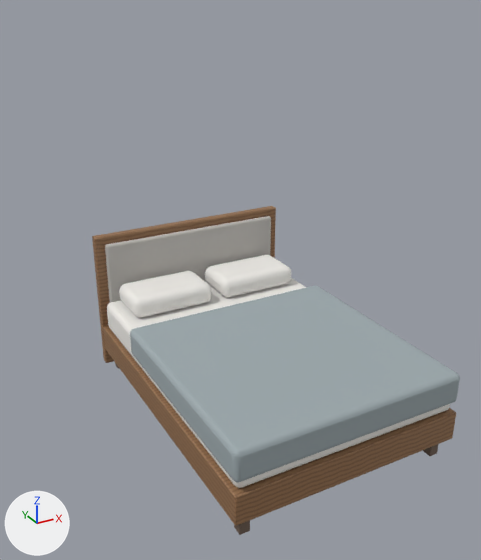
Two versions of the Blender file docs/research/blender-3d/3.11/bedroom-3.11.blend, one commit apart.
Rendered twice from a 50 mm camera at (-1.85, -3.14, 2.46) aimed at (-0.08, 0.07, 0.86). The lights are fixed; the arrows at lower left show +X, +Y and +Z. The older version comes first.

Before the edit, the objects in view are built like this:
```python
me_bed_double_140_001 = bpy.data.meshes.new('bed-double-140.001')
me_bed_double_140_001.from_pydata(...)  # 800 vertices, 806 faces; spans x -0.7..0.7, y -1.0..1.0, z 0.0..0.95
# faces by material slot: [104, 108, 98, 398, 98]
me_bed_double_140_001.materials.append(mat_bed_double_140_wood_dark)  # brown #6f5d50
me_bed_double_140_001.materials.append(mat_bed_double_140_wood)
me_bed_double_140_001.materials.append(mat_bed_double_140_uphol)  # light grey #bfbcb6
me_bed_double_140_001.materials.append(mat_bed_double_140_linen)  # white #efece7
me_bed_double_140_001.materials.append(mat_bed_double_140_fabric)  # grey #9eaaad
ob_bed_double_140 = bpy.data.objects.new('bed-double-140', me_bed_double_140_001)
ob_bed_double_140.location = (0.0, 0.0, 0.0)
```
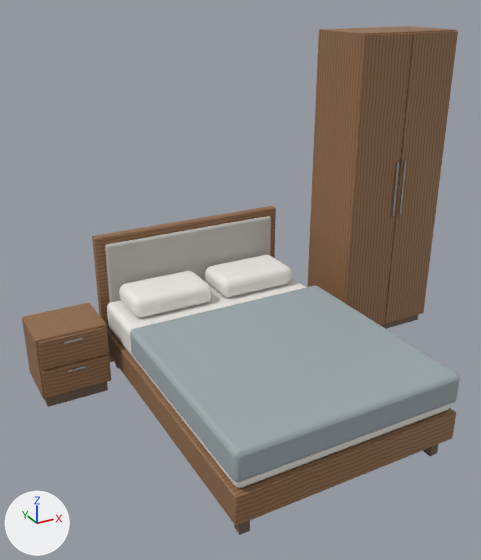
The change, as a list of edits to the scene's bpy script:
```text
Add mat_wardrobe_80_wood:
    mat_wardrobe_80_wood = bpy.data.materials.new('wardrobe-80_wood')
    # uses the picture img_t_wood_oak
Add mat_wardrobe_80_metal:
    mat_wardrobe_80_metal = principled_material('wardrobe-80_metal')
    mat_wardrobe_80_metal.base_color = (0.55, 0.55, 0.56)  # light grey #c4c4c5
    mat_wardrobe_80_metal.metallic = 1.0
    mat_wardrobe_80_metal.roughness = 0.35
Add mat_wardrobe_80_wood_dark:
    mat_wardrobe_80_wood_dark = principled_material('wardrobe-80_wood_dark')
    mat_wardrobe_80_wood_dark.base_color = (0.16, 0.11, 0.08)  # brown #6f5d50
    mat_wardrobe_80_wood_dark.roughness = 0.6
Add mat_nightstand_45_wood:
    mat_nightstand_45_wood = bpy.data.materials.new('nightstand-45_wood')
    # uses the picture img_t_wood_oak
Add mat_nightstand_45_wood_dark:
    mat_nightstand_45_wood_dark = principled_material('nightstand-45_wood_dark')
    mat_nightstand_45_wood_dark.base_color = (0.16, 0.11, 0.08)  # brown #6f5d50
    mat_nightstand_45_wood_dark.roughness = 0.6
Add mat_nightstand_45_metal:
    mat_nightstand_45_metal = principled_material('nightstand-45_metal')
    mat_nightstand_45_metal.base_color = (0.55, 0.55, 0.56)  # light grey #c4c4c5
    mat_nightstand_45_metal.metallic = 1.0
    mat_nightstand_45_metal.roughness = 0.35
Add me_wardrobe_80_001:
    me_wardrobe_80_001.from_pydata(...)  # 240 vertices, 240 faces; spans x -0.4..0.4, y -0.26..0.25, z 0.0..2.2
    # faces by material slot: [26, 162, 52]
    me_wardrobe_80_001.materials.append(mat_wardrobe_80_wood_dark)  # brown #6f5d50
    me_wardrobe_80_001.materials.append(mat_wardrobe_80_wood)
    me_wardrobe_80_001.materials.append(mat_wardrobe_80_metal)  # light grey #c4c4c5
Add me_nightstand_45:
    me_nightstand_45.from_pydata(...)  # 240 vertices, 240 faces; spans x -0.225..0.225, y -0.2..0.2, z 0.0..0.5
    # faces by material slot: [26, 162, 52]
    me_nightstand_45.materials.append(mat_nightstand_45_wood_dark)  # brown #6f5d50
    me_nightstand_45.materials.append(mat_nightstand_45_wood)
    me_nightstand_45.materials.append(mat_nightstand_45_metal)  # light grey #c4c4c5
Add ob_wardrobe_80:
    ob_wardrobe_80 = bpy.data.objects.new('wardrobe-80', me_wardrobe_80_001)
    ob_wardrobe_80.location = (1.35, 0.6, 0.0)
Add ob_nightstand_45:
    ob_nightstand_45 = bpy.data.objects.new('nightstand-45', me_nightstand_45)
    ob_nightstand_45.location = (-1.0, 0.75, 0.0)
```

Where the change shows, as pixel boxes (x1, y1, x2, y2) in the pictures (481 x 560 px):
'wardrobe-80', added (brown)
    after: (307, 26, 458, 329)
    faces in mat_wardrobe_80_wood: (307, 26, 458, 325)
    faces in mat_wardrobe_80_metal (light grey #c4c4c5): (392, 161, 406, 217)
    faces in mat_wardrobe_80_wood_dark (brown #6f5d50): (381, 315, 418, 329)
'nightstand-45', added (brown)
    after: (22, 303, 111, 407)
    faces in mat_nightstand_45_wood: (22, 303, 111, 399)
    faces in mat_nightstand_45_wood_dark (brown #6f5d50): (44, 382, 108, 407)
